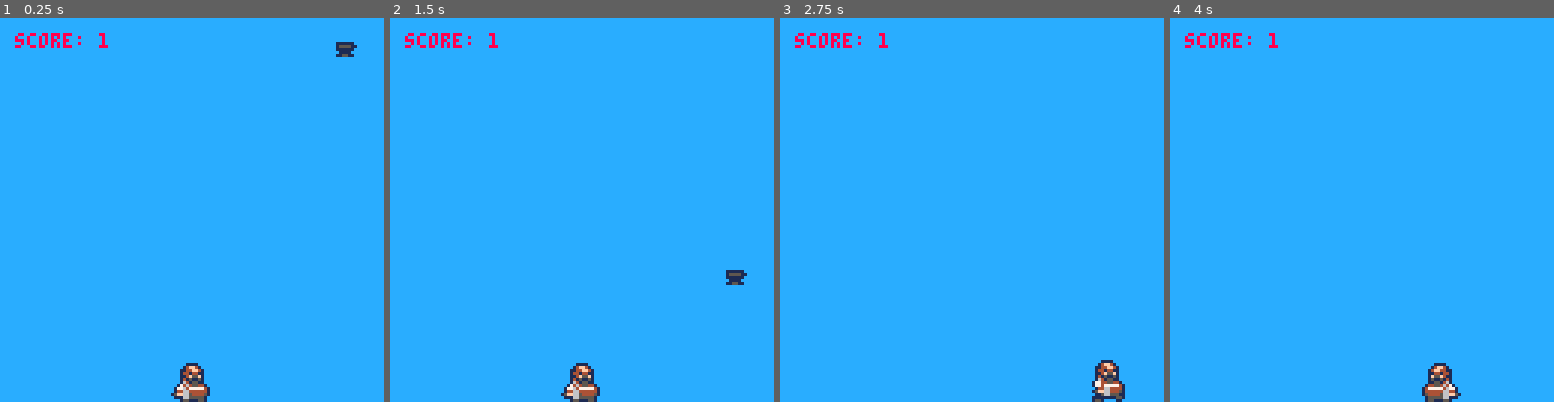
Above: before the commit, frames 1-4 (left to right).
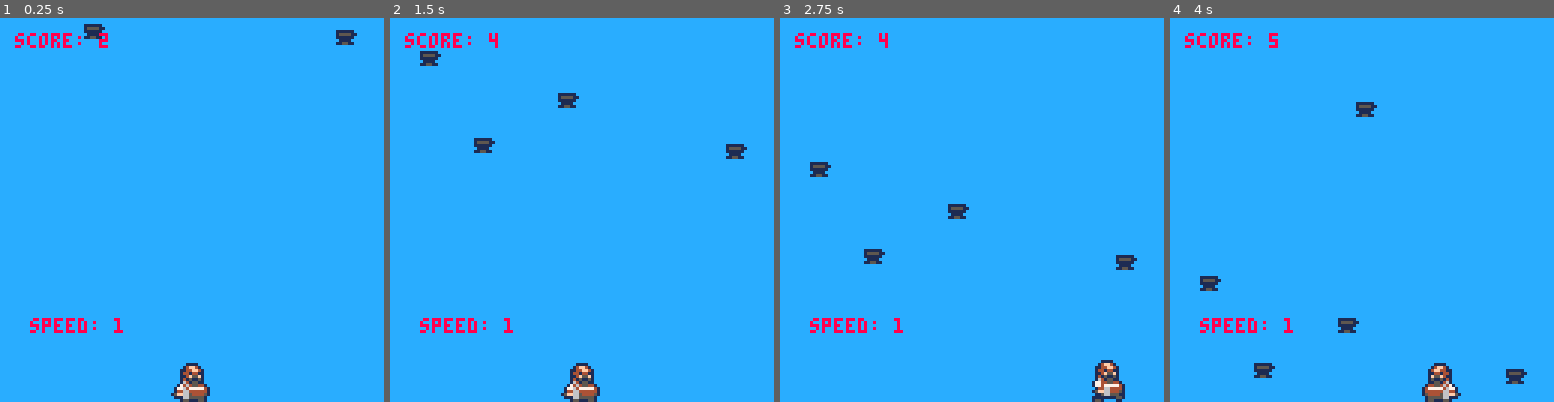
Above: after the commit, the same moments.

Repository: adamskopl/pico8
Game: PICO-8 cartridge game.p8
The game is run twice, just before and just after one commit, with the same random seed, the same clock (stepped at 60 frames per second) and the same inputs.
Inputs:
- Up to frame 1 (0.25 s): no input
- Up to frame 2 (1.5 s): no input
- Up to frame 3 (2.75 s): hold Right 1.6-2.1 s; hold Right from 2.47 s (still down)
- Up to frame 4 (4 s): release Right at 3.03 s; hold Left 3.08-3.58 s

The runs differ from the first frame. In frame 1, 0.9% of the frame differs, in the area x 7-93%, y 1-83%; in frame 2, 1.3%, in the area x 7-93%, y 3-83%; in frame 3, 1.1%; in frame 4, 1.3%.

Commit message:
game done

Diff:
--- a/game.lua
+++ b/game.lua
@@ -2,19 +2,24 @@
   player = {
     x = 128 / 2 - 8,
     y = 128 - 16,
-    w = 16,
-    h = 16,
+    w = 14,
+    h = 13,
     speed = 2,
     frame = 1,
     anim_dt = 0,
     flip = false
   }
   anvils = {}
+  anvils_dt = 0
+  anvils_speed = 1
+  anvils_num = 5
+  anvils_chance = 5
   score = 0
   game_over = false
 end
 
 function _update()
+  -- game over
   if game_over then
     return
   end
@@ -32,19 +37,25 @@
   end
 
   -- spawn anvils
-  if (#anvils < 5 and rnd(100) < 2) then
+  anvils_dt = anvils_dt + 1
+  if (anvils_dt % (30 * 5) == 0) then
+    anvils_speed = anvils_speed + 0.3
+    anvils_num = anvils_num + 1
+    anvils_chance = anvils_chance + 1
+  end
+  if (#anvils < anvils_num and rnd(100) < anvils_chance) then
     add(anvils, {
       x = rnd(120),
       y = 0,
       w = 8,
-      h = 8
+      h = 5
     })
     score = score + 1
   end
 
   -- move anvils
   for anvil in all(anvils) do
-    anvil.y = anvil.y + 2
+    anvil.y = anvil.y + anvils_speed
     if (anvil.y > 128) then
       del(anvils, anvil)
     end
@@ -64,6 +75,7 @@
       spr(0, anvil.x, anvil.y, 1, 1)
     end
     print("score: " .. score, 5, 5, 8)
+    print("speed: " .. anvils_speed, 10, 100, 8)
   else
     cls()
     print("GAME OVER", 128 / 2 - 15, 128 / 2, 8)
